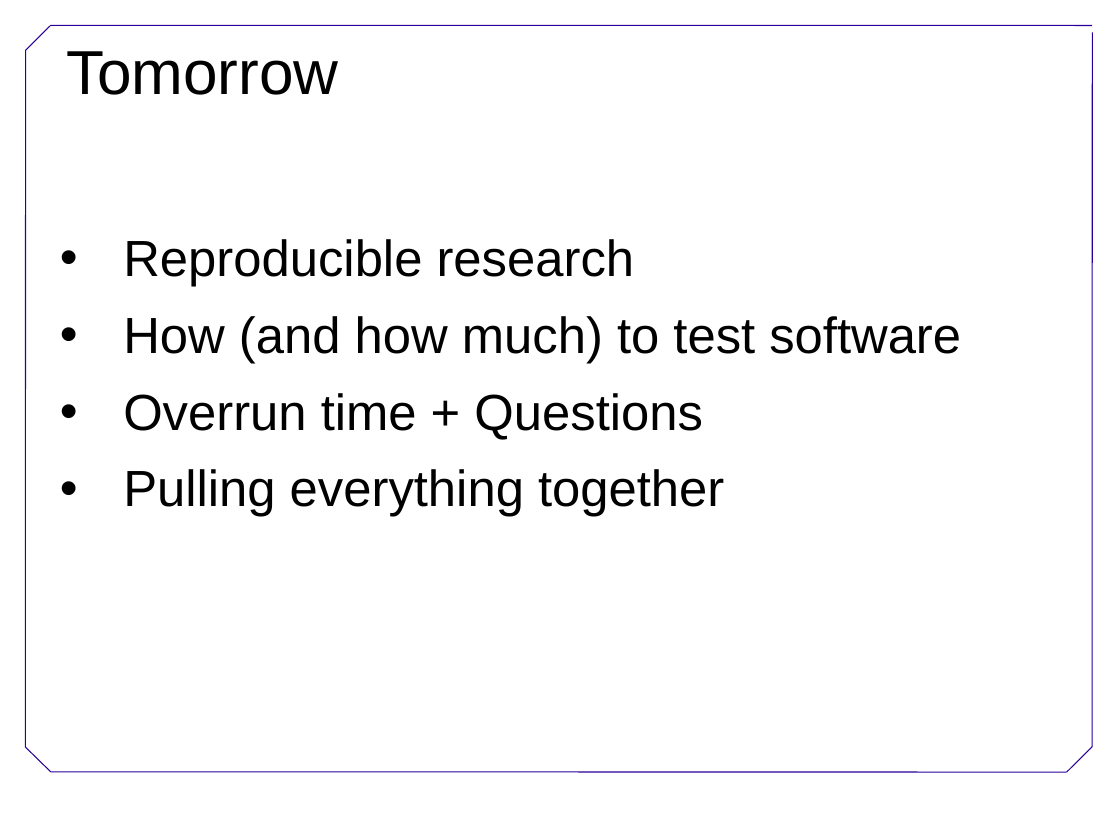
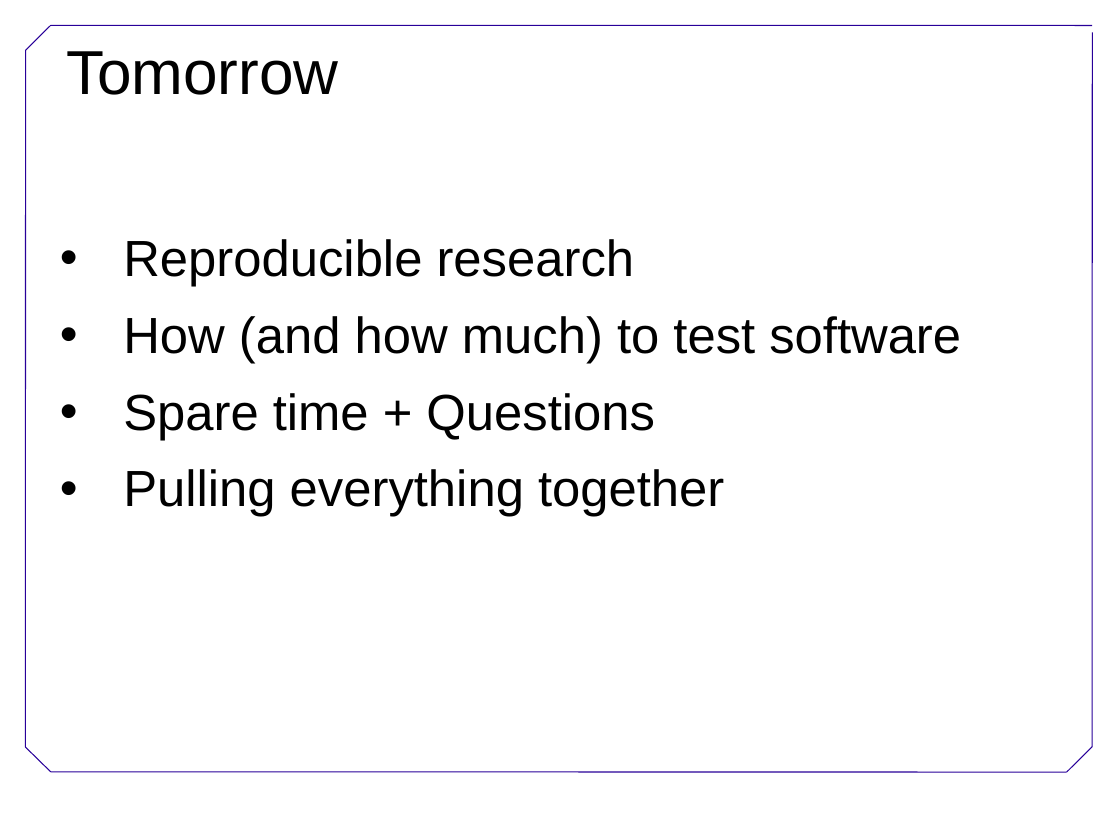
Before and after one commit to swcarpentry/DEPRECATED-boot-camps, a slide deck: slide 3 of Welcome.ppt. Drawn at 1120x840 pixels with LibreOffice and Linux fonts; fonts in the diff are those of the drawing; background and template pictures are left out. Boxes give left, top, right and bottom in pixels: in the first picture for what was removed or moved away, otherwise in the second. Text is boxed around its words. In the diff, an @@ line names an element or a change of style, - is before the commit and + after.

```diff
--- a/Welcome.ppt
+++ b/Welcome.ppt
@@ text at (x1=123, y1=393, x2=655, y2=440): text changed @@
-• Overrun time + Questions
+• Spare time + Questions
```
Also in this commit, not shown: 2 other slides changed, 2 other files.
